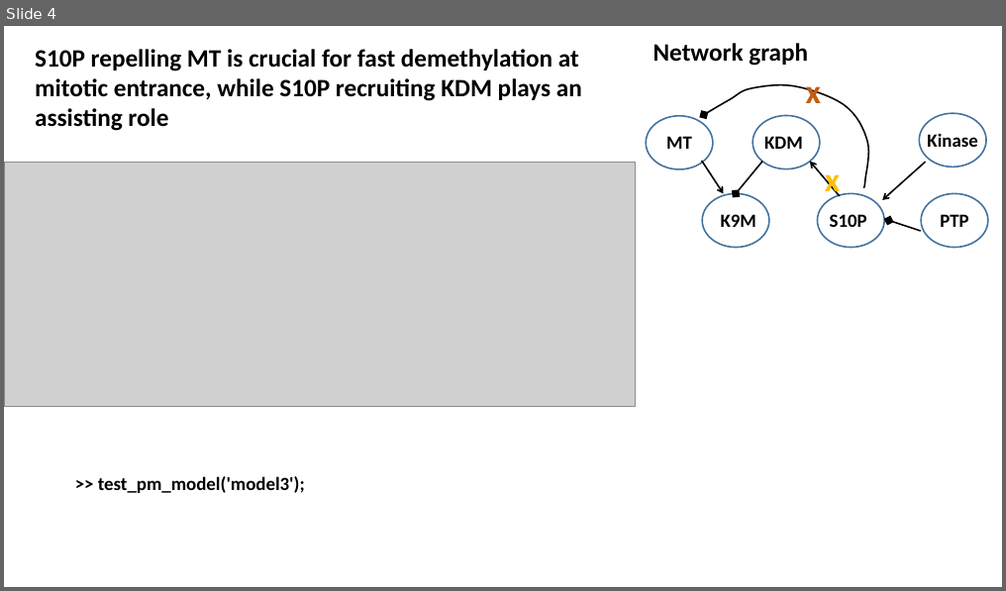
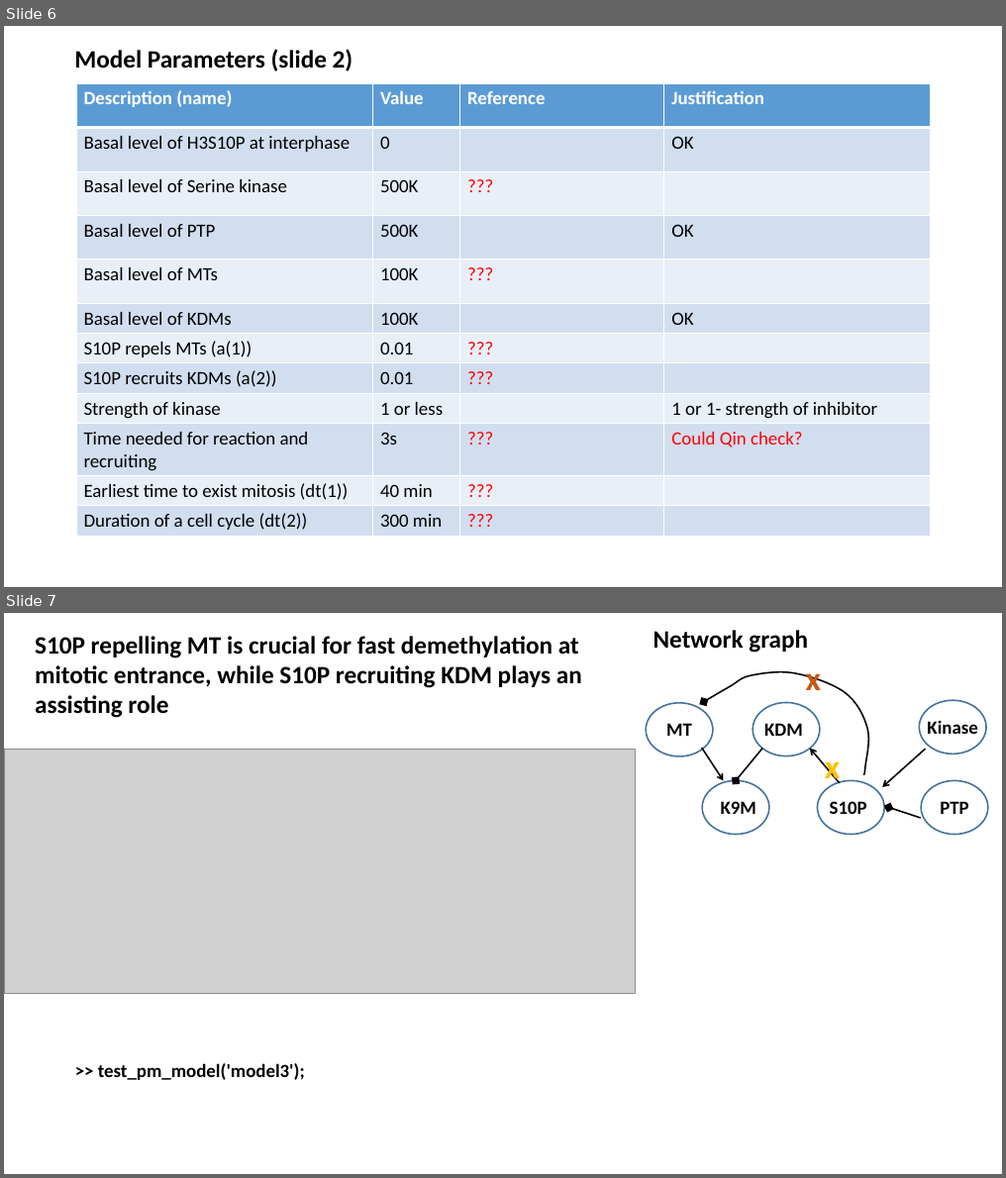
Before and after one commit to lu6007/fluocell, a slide deck: app/model/result_0211_2017.pptx. Shown one above the other, each under a label of ours: slide 4 before the commit, slides 6 and 7 after it. The pictures are 1006x591 and 1006x1178 pixels, drawn with LibreOffice and Linux fonts; fonts in the diff are those of the drawing; grey boxes stand for pictures. Boxes give left, top, right and bottom in pixels: in the first picture for what was removed or moved away, otherwise in the second. Text is boxed around its words. In the diff, an @@ line names an element or a change of style, - is before the commit and + after.

Commit message:
Modified model for Qin's paper, and miner modifications to fluocell

```diff
--- a/app/model/result_0211_2017.pptx
+++ b/app/model/result_0211_2017.pptx
@@ slide 6 added at box(4, 26, 1002, 587), background #FFFFFF @@
@@ text added at box(74, 49, 353, 72), 24 pt, text #000000, bold @@
+Model Parameters (slide 2)
@@ table added at box(76, 83, 931, 536), 12 rows, 4 columns @@
+Description (name) | Value | Reference | Justification
+Basal level of H3S10P at interphase | 0 |  | OK
+Basal level of Serine kinase | 500K | ??? | 
+Basal level of PTP | 500K |  | OK
+Basal level of MTs | 100K | ??? | 
+Basal level of KDMs | 100K |  | OK
+S10P repels MTs (a(1)) | 0.01 | ??? | 
+S10P recruits KDMs (a(2)) | 0.01 | ??? | 
+Strength of kinase | 1 or less |  | 1 or 1- strength of inhibitor
+Time needed for reaction and recruiting | 3s | ??? | Could Qin check?
+Earliest time to exist mitosis (dt(1)) | 40 min | ??? | 
+Duration of a cell cycle (dt(2)) | 300 min | ??? | 
@@ what was slide 4 is now slide 7 @@
```
Also in this commit, not shown: 4 slides changed, 3 other slides added, 9 other files.
